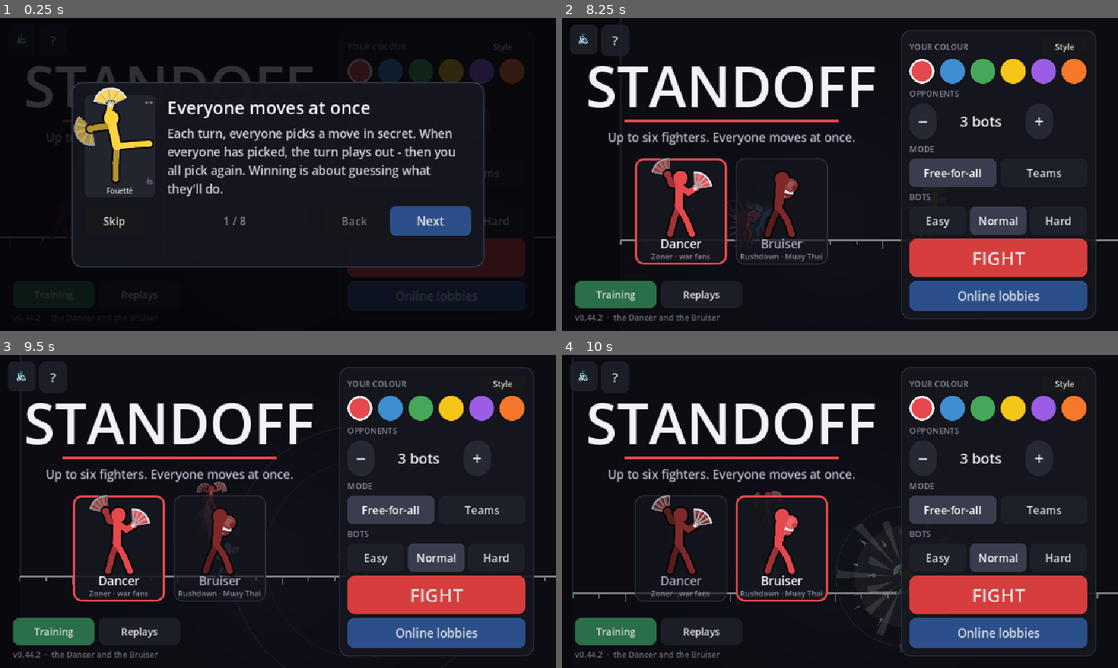
Above: before the commit, frames 1-4 (two rows, left to right).
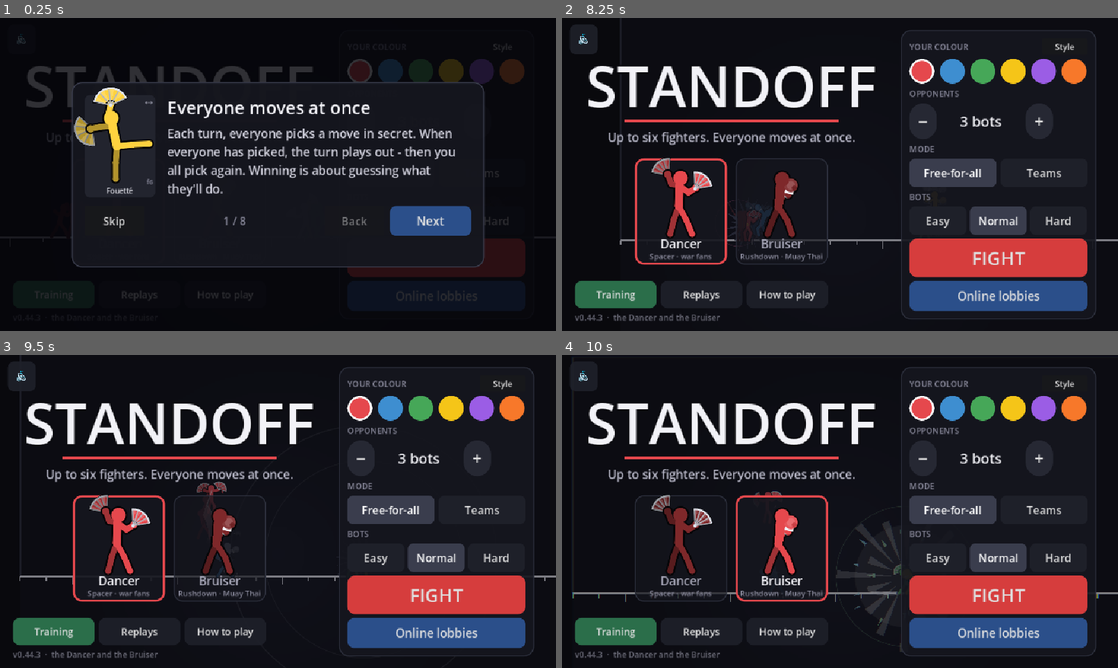
Above: after the commit, the same moments.

Repository: Veriduim/standoff
Game: Godot game, scene res://scenes/main.tscn
The game is run twice, just before and just after one commit, with the same random seed, the same clock (stepped at 60 frames per second) and the same inputs.
Inputs (mouse positions are in pixels of both pictures, inside the frame that each line leads up to):
- Up to frame 1 (0.25 s): no input
- Up to frame 2 (8.25 s): click "🔊" at 0.5 s; click "?" (after the commit: "How to play") at 1.25 s; click "Replays" at 2 s; click "Training" at 2.75 s; click "Easy" at 3.5 s; click "Easy" at 4.25 s; click "Normal" at 5 s; click "Normal" at 5.75 s; click "Replays" at 6.5 s; click "Replays" at 7.25 s; click "Skip" at 8 s
- Up to frame 3 (9.5 s): click (116, 549) at 8.75 s
- Up to frame 4 (10 s): click (784, 549) at 9.5 s

The runs differ from the first frame. In frame 1, less than 0.1% of the frame differs, in the area x 9-46%, y 6-91%; in frame 2, 0.6%, in the area x 6-46%, y 2-97%; in frame 3, 0.3%; in frame 4, 0.3%.

Commit message:
0.44.3: How to play back on the home screen (Timmy 20 Oct 17:18 "remove how to play from hamburger menu and put that back in main menu")
- How to play is a button on the home screen by Training and Replays (it was a small "?"); not in the ☰ menu. Restart
  stays in it for bot and training matches only (hidden online, as before).
- Her fighter card says "Spacer · war fans", and her How to play card describes the melee spacer (it still told of Fan
  Ward and Fan Gust).

Co-Authored-By: Claude Opus 5.5 <noreply@anthropic.com>
Claude-Session: https://claude.ai/code/session_019cpLLa1bA2ND22yfhrkoYF

Diff:
--- a/project.godot
+++ b/project.godot
@@ -11,7 +11,7 @@
 [application]
 
 config/name="Standoff"
-config/version="0.44.2"
+config/version="0.44.3"
 config/icon="res://assets/icon.png"
 run/main_scene="res://scenes/main.tscn"
 config/features=PackedStringArray("4.7", "GL Compatibility")
--- a/scripts/tests/ui_test.gd
+++ b/scripts/tests/ui_test.gd
@@ -463,7 +463,7 @@
 
 
 func _test_how_to_play() -> void:
-	_section("How to play (01:32): cards from the home screen and the ☰ menu; the match waits while they're up")
+	_section("How to play (01:32): cards from the home screen's How to play button (17:18 - not the ☰ menu)")
 	var g := _screen()
 	var shut: bool = not g.how.visible   # (the tests: it doesn't pop up by itself)
 	g.home.help.emit()
@@ -477,12 +477,10 @@
 			and HowToPlay.seen())
 	g.start_local(1, "ffa")
 	g.toggle_menu()
-	g._menu_pick("Help")
-	var t0: float = g._turn_left
-	g._process(1.0)
-	_check("from the ☰ menu: up over the match, and the turn clock waits", g.how.visible
-			and is_equal_approx(g._turn_left, t0))
-	g.how.close()
+	_check("not in the ☰ menu any more - a How to play button on the home screen (20 Oct 17:18); Restart there "
+			+ "offline only", g.menu_panel.find_child("MenuHelp", true, false) == null
+			and (g.home.find_child("HowToPlay", true, false) as Button).text == "How to play"
+			and (g.menu_panel.find_child("MenuRestart", true, false) as Button).visible)
 	g.queue_free()
 
 
--- a/scripts/ui/game_screen.gd
+++ b/scripts/ui/game_screen.gd
@@ -823,7 +823,8 @@
 		_commit({})
 
 
-## The match menu (☰ / Back): Resume, Restart (against bots), Quit to menu - or Leave match online.
+## The match menu (☰ / Back): Resume, Restart (bots and training only - not online), Sound, Hit boxes, Quit to menu - or
+## Leave match online. (How to play went back to the home screen - 20 Oct 17:18.)
 func _build_menu() -> void:
 	menu_panel = PanelContainer.new()
 	var st := Ui.box(Color("#15161ef4"), 16)
@@ -840,7 +841,7 @@
 	t.name = "MenuTitle"
 	t.horizontal_alignment = HORIZONTAL_ALIGNMENT_CENTER
 	v.add_child(t)
-	for b: Array in [["Resume", "Resume"], ["Restart", "Restart"], ["Help", "How to play"], ["Sound", Sfx.label()],
+	for b: Array in [["Resume", "Resume"], ["Restart", "Restart"], ["Sound", Sfx.label()],
 			["Boxes", PickPanel.boxes_label()], ["Quit", "Quit to menu"]]:
 		var id: String = b[0]
 		var btn := Ui.button(str(b[1]), func() -> void: _menu_pick(id), 22)
@@ -879,8 +880,6 @@
 		return
 	_menu_shown(false)
 	match id:
-		"Help":   # (the match waits while the cards are up)
-			how.open()
 		"Restart":
 			start_local(setup_count, setup_mode, setup_colour, training)
 		"Quit":
--- a/scripts/ui/home_screen.gd
+++ b/scripts/ui/home_screen.gd
@@ -18,7 +18,7 @@
 ## The fighter you play - the Dancer or the Bruiser (05:03 "we will work on our next char"); saved, read by every match
 ## you start or join.
 static var fighter := "dancer"
-const TAGS := {"dancer": "Zoner · war fans", "bruiser": "Rushdown · Muay Thai"}
+const TAGS := {"dancer": "Spacer · war fans", "bruiser": "Rushdown · Muay Thai"}   # (a melee spacer since 20 Oct)
 
 var colour := 0
 var opponents := 3
@@ -152,10 +152,9 @@
 	for s in ["normal", "hover", "focus"]:
 		snd.add_theme_stylebox_override(s, Ui.box(Color("#1e2029e8"), 12))
 	add_child(snd)
-	var how := Ui.button("?", func() -> void: help.emit(), 24)   # (How to play - a small icon by it)
-	how.name = "HowToPlay"
-	how.custom_minimum_size = Vector2(52, 48)
-	for s in ["normal", "hover", "focus"]:
+	var how := Ui.button("How to play", func() -> void: help.emit(), 18)   # (20 Oct 17:18 "remove how to play from
+	how.name = "HowToPlay"                                                  # hamburger menu and put that back in main
+	for s in ["normal", "hover", "focus"]:                                  # menu" - a button by Training and Replays)
 		how.add_theme_stylebox_override(s, Ui.box(Color("#1e2029e8"), 12))
 	add_child(how)
 	var rep := Ui.button("Replays", func() -> void: replays.emit(), 18)
@@ -168,7 +167,7 @@
 	for s in ["normal", "hover", "focus"]:
 		train.add_theme_stylebox_override(s, Ui.box(Color("#2b6e4a"), 12))
 	add_child(train)
-	for b: Button in [rep, train]:   # (just these two along the bottom)
+	for b: Button in [rep, train, how]:   # (these three along the bottom)
 		b.custom_minimum_size = Vector2(150, 50)
 		b.add_theme_constant_override("h_separation", 0)
 		for look in ["normal", "hover", "focus", "pressed"]:
@@ -274,7 +273,6 @@
 	var ver := get_node("Version") as Label
 	ver.position = Vector2(24, vp.y - 36)
 	(get_node("Sound") as Button).position = Vector2(14, 12)   # (top left, small)
-	(get_node("HowToPlay") as Button).position = Vector2(72, 12)
 	var gap := 16.0   # (your fighter: the two cards side by side under the title)
 	var row_w := 0.0
 	for fc in picks:
@@ -287,7 +285,7 @@
 		fc.position = Vector2(px, py)
 		px += fc.size.x + gap
 	var x := 24.0
-	for n: String in ["Training", "Replays"]:   # (side by side along the bottom)
+	for n: String in ["Training", "Replays", "HowToPlay"]:   # (side by side along the bottom)
 		var b := get_node(n) as Button
 		b.reset_size()
 		b.position = Vector2(x, vp.y - 92)
--- a/scripts/ui/how_to_play.gd
+++ b/scripts/ui/how_to_play.gd
@@ -23,9 +23,9 @@
 		"takes a turn back.", "taunt"],
 	["Getting hit", "Stuck in a combo? Pick Hold and tap an arrow to lean away. When your Burst bar is full, BURST " +
 		"throws everyone off you. Block: ↑ high, ↓ low.", "burst"],
-	["The Dancer", "A zoner with two war fans. Thrown, they fly back to her hand; Fan Ward leaves one hanging as a " +
-		"trap, and Recall pulls them home through anyone in the way. Fan Gust blows rushers and shots off her. Hits " +
-		"at the fan's edge hurt most; point blank she's weaker - keep them out there.", "sidekick"],
+	["The Dancer", "A spacer whose war fans are her blades. The Arabesque reaches furthest, the Fouetté whips at hip " +
+		"height, the Plié Cut goes low, Port de Bras sweeps the air above her. Thrown, a fan flies back; Fan Step " +
+		"blinks her to it. Hits at the fan's edge hurt most; point blank she's weaker - fight at her reach.", "sidekick"],
 	["The Bruiser", "A rushdown - Muay Thai and a boxer's hands. Jab, Cross, Hook; Bob & Weave slips shots; his big " +
 		"hits send them flying and Chase runs them down. Armour (🛡) takes one hit. Clinch holds them for knees. Grit " +
 		"builds as he trades - full, the K.O. Punch. Floored, he loses half.", "haymaker", "bruiser"],
--- a/scripts/version.gd
+++ b/scripts/version.gd
@@ -2,4 +2,4 @@
 extends RefCounted
 ## The game's version - the home screen shows it, and lobbies list it (only the same version can play together).
 
-const TAG := "0.44.2"
+const TAG := "0.44.3"
Not shown, changed: export_presets.cfg
Not shown, changed: docs/plan.md
